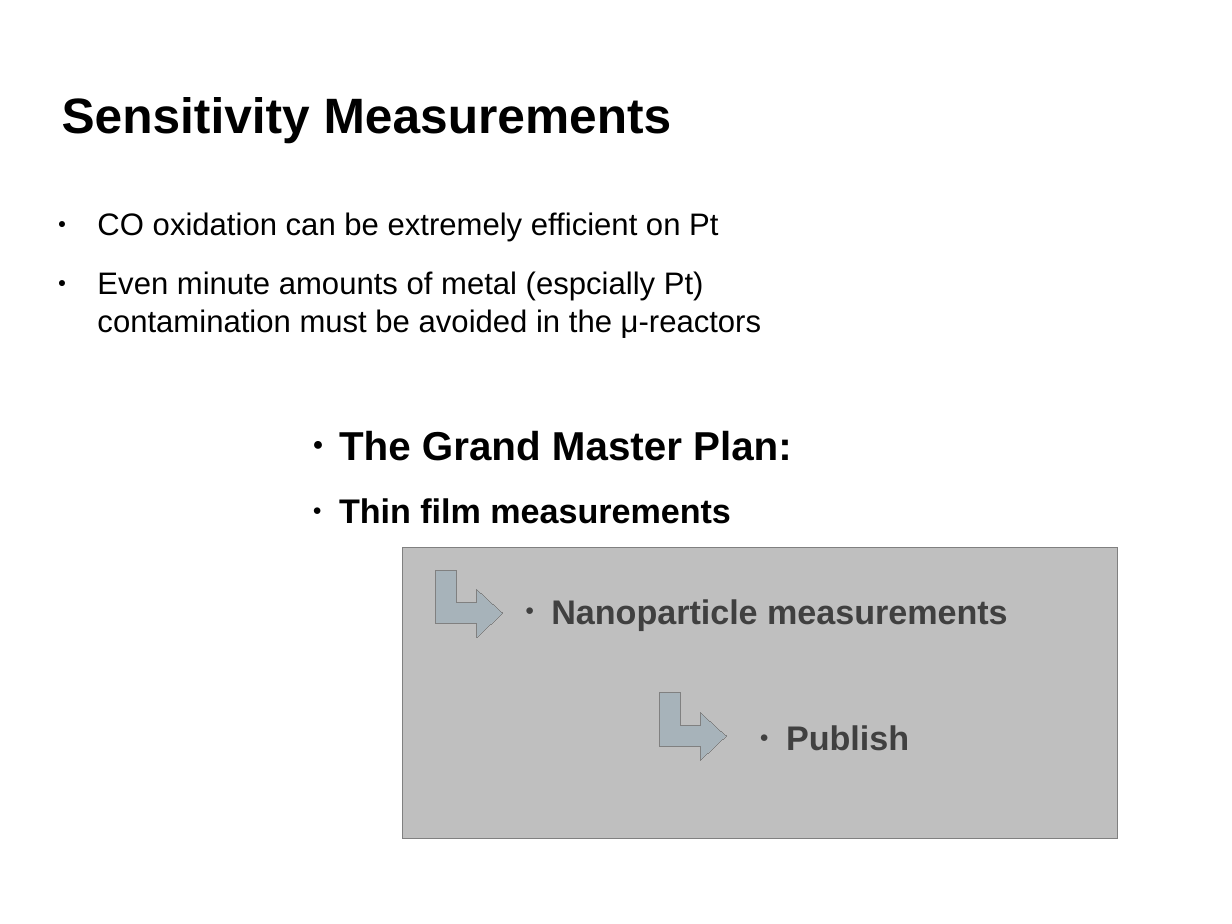
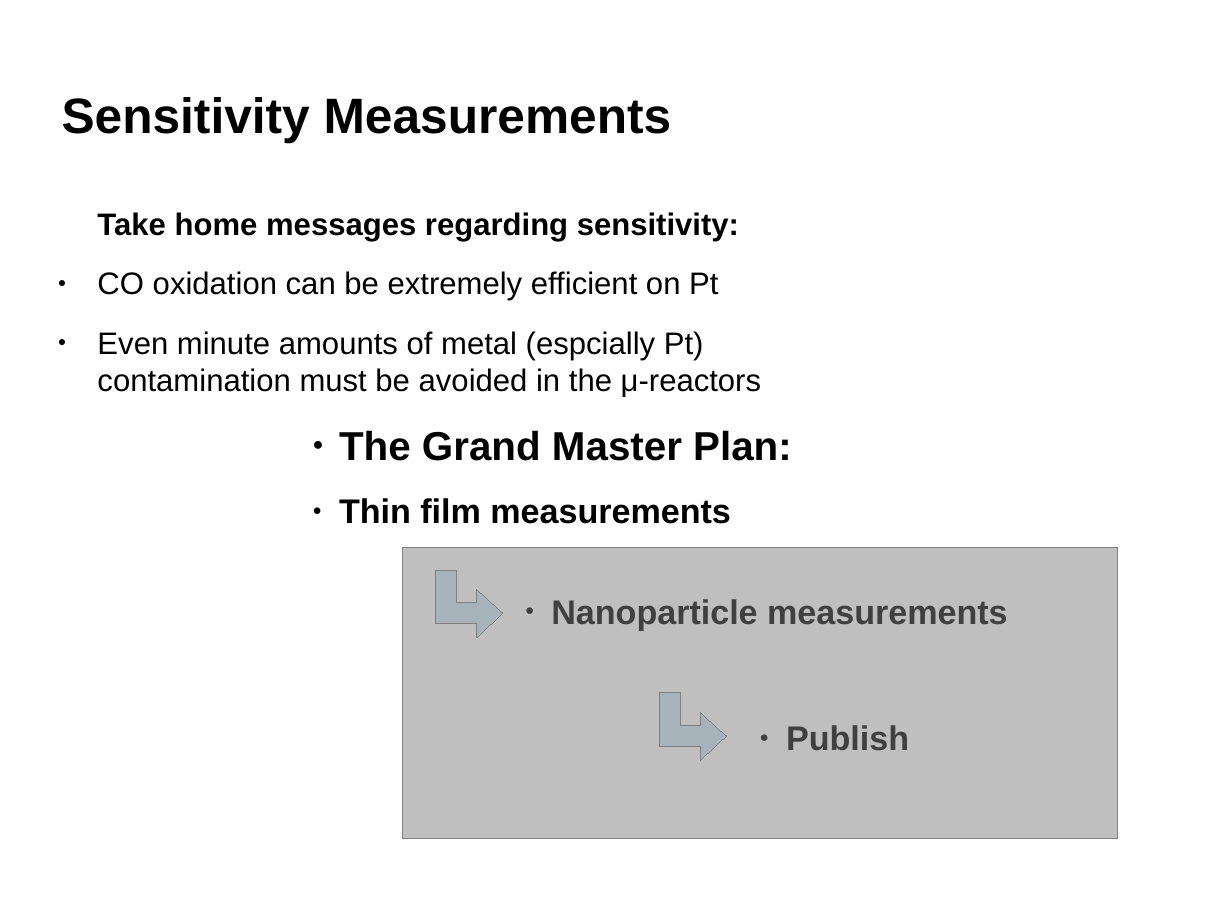
Before and after one commit to robertjensen/Thesis, a slide deck: slide 42 of defence/presentaation.odp (slide 43 before the commit). Drawn at 1232x924 pixels with LibreOffice and Linux fonts; fonts in the diff are those of the drawing; background and template pictures are left out. Boxes give left, top, right and bottom in pixels: in the first picture for what was removed or moved away, otherwise in the second. Text is boxed around its words. In the diff, an @@ line names an element or a change of style, - is before the commit and + after.

```diff
--- a/defence/presentaation.odp
+++ b/defence/presentaation.odp
@@ text at [97, 212, 739, 242]: paragraph added @@
+Take home messages regarding sensitivity:
```
Also in this commit, not shown: 3 other slides changed, 1 slide added, 2 slides removed.
